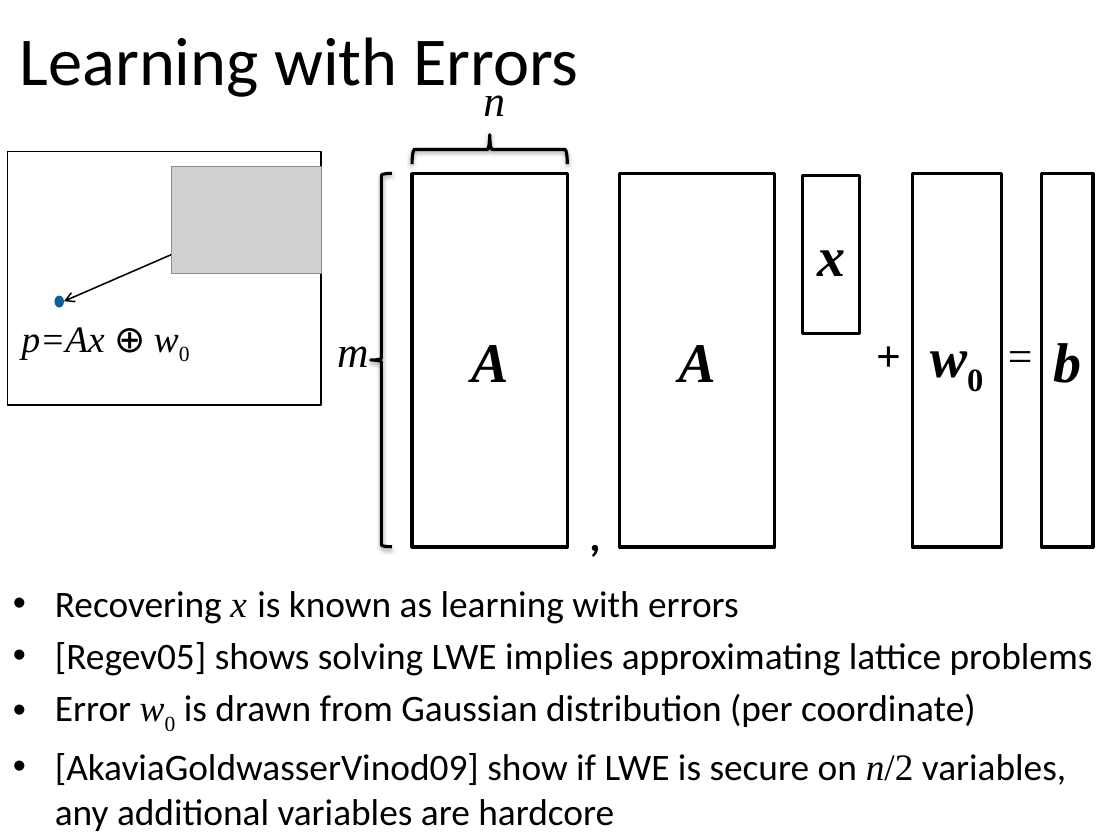
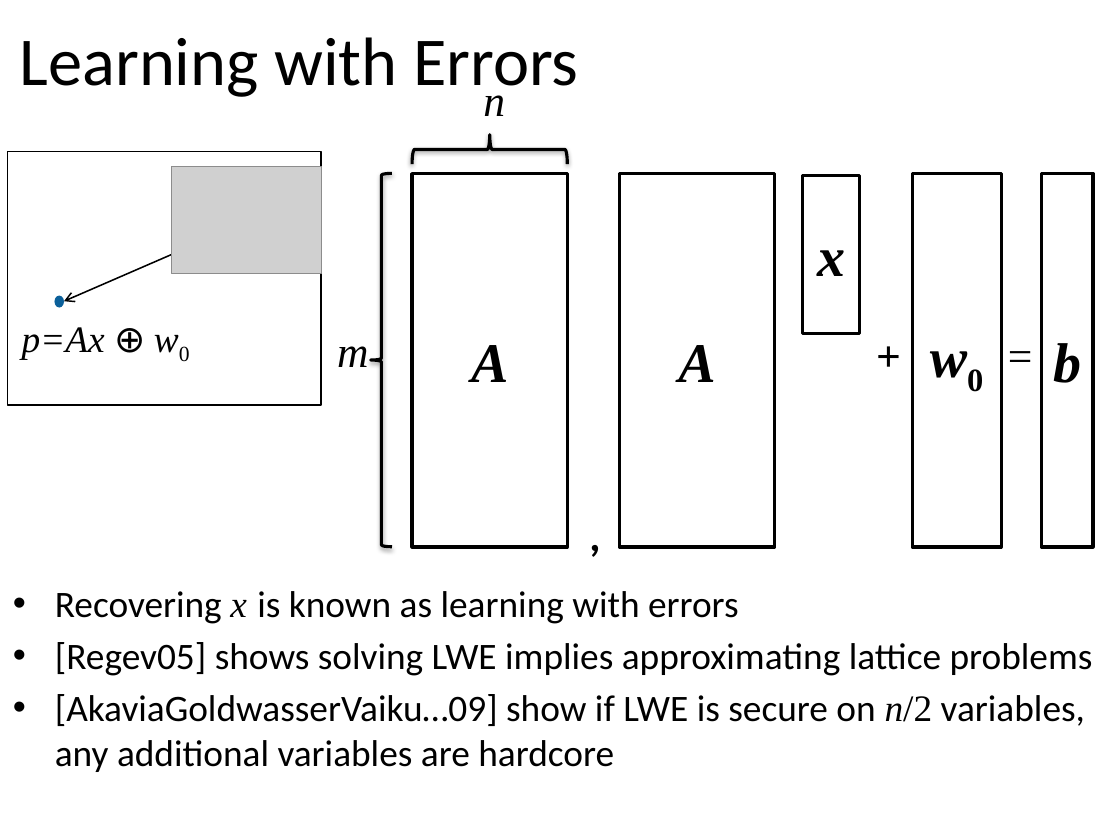
Before and after one commit to xianruimeng/comp-fuzzy-ext, a slide deck: slide 18 of ComputationalFuzzyExtractors-Asiacrypt.pptx. Drawn at 1120x840 pixels with LibreOffice and Linux fonts; fonts in the diff are those of the drawing; grey boxes stand for pictures. Boxes give left, top, right and bottom in pixels: in the first picture for what was removed or moved away, otherwise in the second. Text is boxed around its words. In the diff, an @@ line names an element or a change of style, - is before the commit and + after.

```diff
--- a/ComputationalFuzzyExtractors-Asiacrypt.pptx
+++ b/ComputationalFuzzyExtractors-Asiacrypt.pptx
@@ text at (x1=55, y1=694, x2=1085, y2=772): text changed @@
-• Error w0 is drawn from Gaussian distribution (per coordinate)
-  • [AkaviaGoldwasserVinod09] show if LWE is secure on n/2 variables,
-    any additional variables are hardcore
+  • [AkaviaGoldwasserVaiku…09] show if LWE is secure on n/2 variables,
+    any additional variables are hardcore
```
Also in this commit, not shown: 15 other slides changed, 3 slides added.
